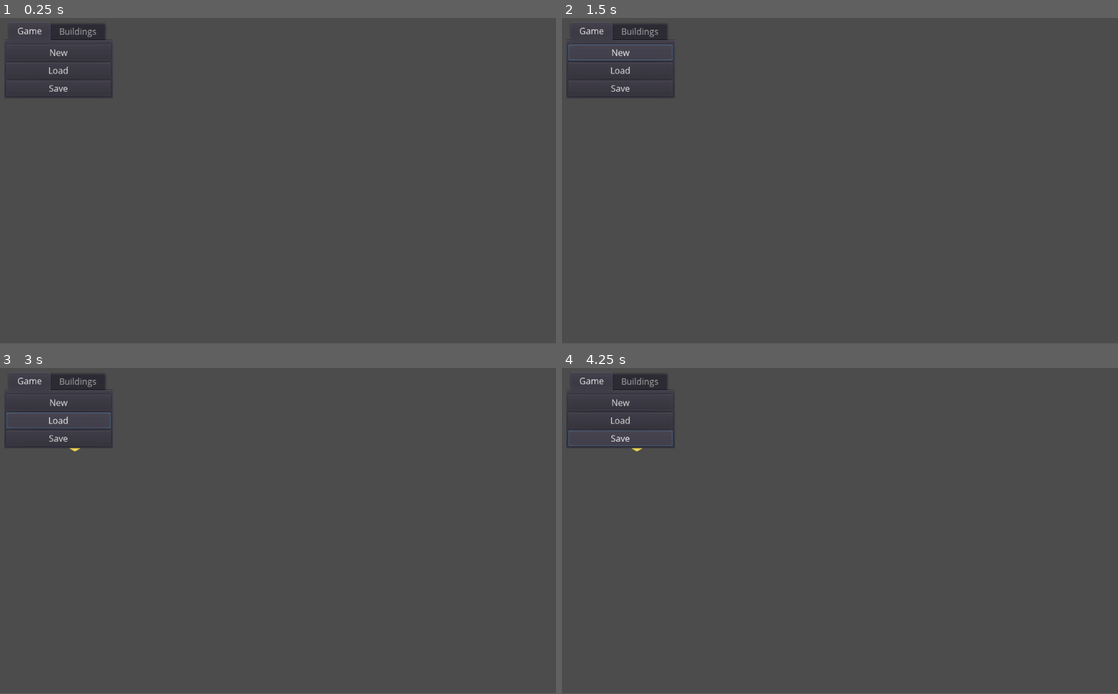
Above: before the commit, frames 1-4 (two rows, left to right).
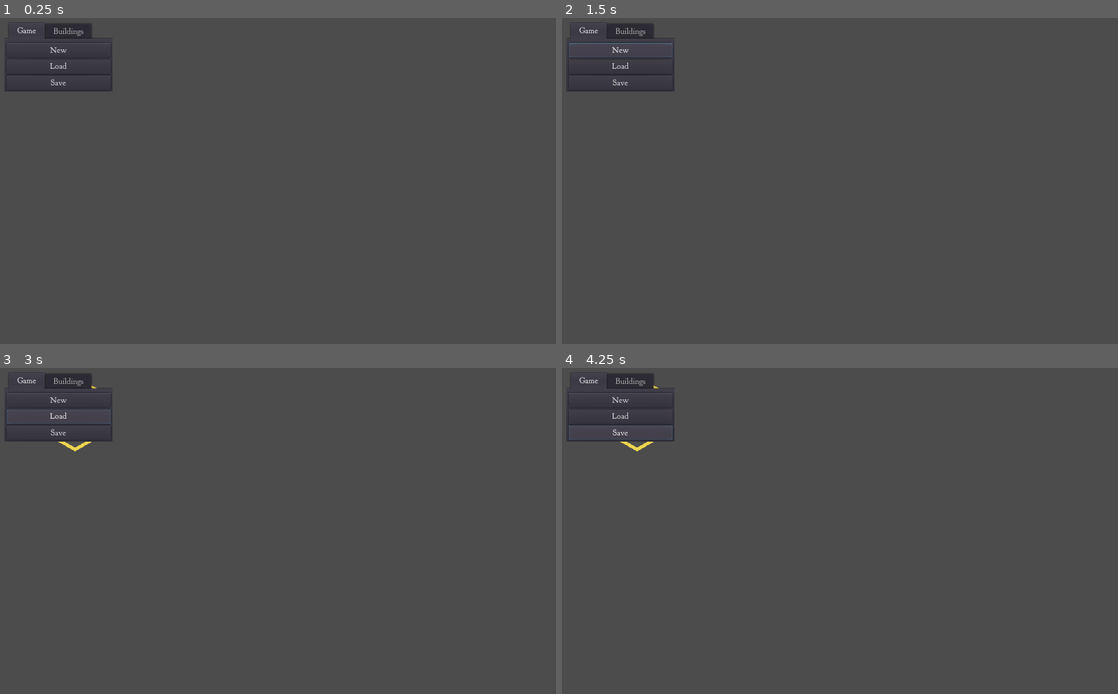
Above: after the commit, the same moments.

Repository: eijiuema/evolve
Game: Godot game, scene res://scenes/game.tscn
Two runs of this game, one before a commit and one after it. Both use one fixed random seed, a clock stepped at 60 frames per second and the inputs below.
Inputs:
- Up to frame 1 (0.25 s): no input
- Up to frame 2 (1.5 s): click "New" at 0.5 s; click "New" at 1.25 s
- Up to frame 3 (3 s): click "New" at 2 s; click "Load" at 2.75 s
- Up to frame 4 (4.25 s): click "Save" at 3.5 s
The window is 800x468 before the commit and 800x469 after it. Grey fills any space a smaller window leaves; there, only what the larger window draws over its background counts as a difference.

The runs differ from the first frame. In frame 1, 0.6% of the frame differs, in the area x 0-21%, y 1-25%; in frame 2, 0.8%; in frame 3, 0.9%, in the area x 0-21%, y 1-26%; in frame 4, 0.8%.

Commit message:
Window and camera changes

Diff:
--- a/project.godot
+++ b/project.godot
@@ -72,6 +72,11 @@
 run/main_scene="res://scenes/game.tscn"
 config/icon="res://icon.png"
 
+[display]
+
+window/stretch/mode="2d"
+window/stretch/aspect="expand"
+
 [editor_plugins]
 
 enabled=PoolStringArray( "HexMap" )
--- a/scenes/game.tscn
+++ b/scenes/game.tscn
@@ -18,5 +18,5 @@
 smoothing_enabled = true
 script = ExtResource( 1 )
 ZOOM_STEP = 1.05
-ZOOM_MAX = 2.0
-ZOOM_MIN = 0.5
+ZOOM_MAX = 4.0
+ZOOM_MIN = 1.0
--- a/scenes/ui/debug.tscn
+++ b/scenes/ui/debug.tscn
@@ -1,6 +1,6 @@
 [gd_scene load_steps=5 format=2]
 
-[ext_resource path="res://assets/fonts/OpenSans-Regular.ttf" type="DynamicFontData" id=1]
+[ext_resource path="res://assets/fonts/goudy_bookletter_1911.otf" type="DynamicFontData" id=1]
 
 [sub_resource type="GDScript" id=3]
 script/source = "extends CanvasLayer
@@ -58,7 +58,7 @@
 margin_left = 8.0
 margin_top = 8.0
 margin_right = 208.0
-margin_bottom = 148.0
+margin_bottom = 140.0
 rect_min_size = Vector2( 200, 0 )
 rect_clip_content = true
 size_flags_horizontal = 0
@@ -72,7 +72,7 @@
 anchor_right = 1.0
 anchor_bottom = 1.0
 margin_left = 4.0
-margin_top = 41.0
+margin_top = 39.0
 margin_right = -4.0
 margin_bottom = -4.0
 size_flags_horizontal = 0
@@ -83,19 +83,19 @@
 
 [node name="NewGame" type="Button" parent="MarginContainer/TabContainer/Game"]
 margin_right = 192.0
-margin_bottom = 29.0
+margin_bottom = 27.0
 text = "New"
 
 [node name="LoadGame" type="Button" parent="MarginContainer/TabContainer/Game"]
-margin_top = 33.0
+margin_top = 31.0
 margin_right = 192.0
-margin_bottom = 62.0
+margin_bottom = 58.0
 text = "Load"
 
 [node name="SaveGame" type="Button" parent="MarginContainer/TabContainer/Game"]
-margin_top = 66.0
+margin_top = 62.0
 margin_right = 192.0
-margin_bottom = 95.0
+margin_bottom = 89.0
 text = "Save"
 
 [node name="Buildings" type="VBoxContainer" parent="MarginContainer/TabContainer"]
Binary file added: assets/fonts/goudy_bookletter_1911.otf
